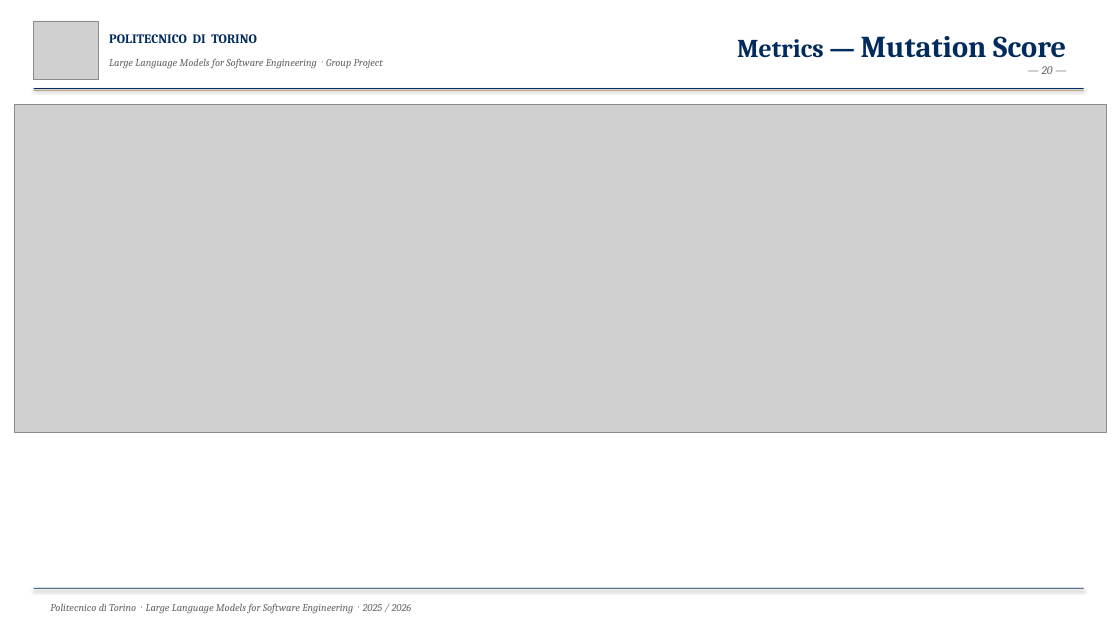
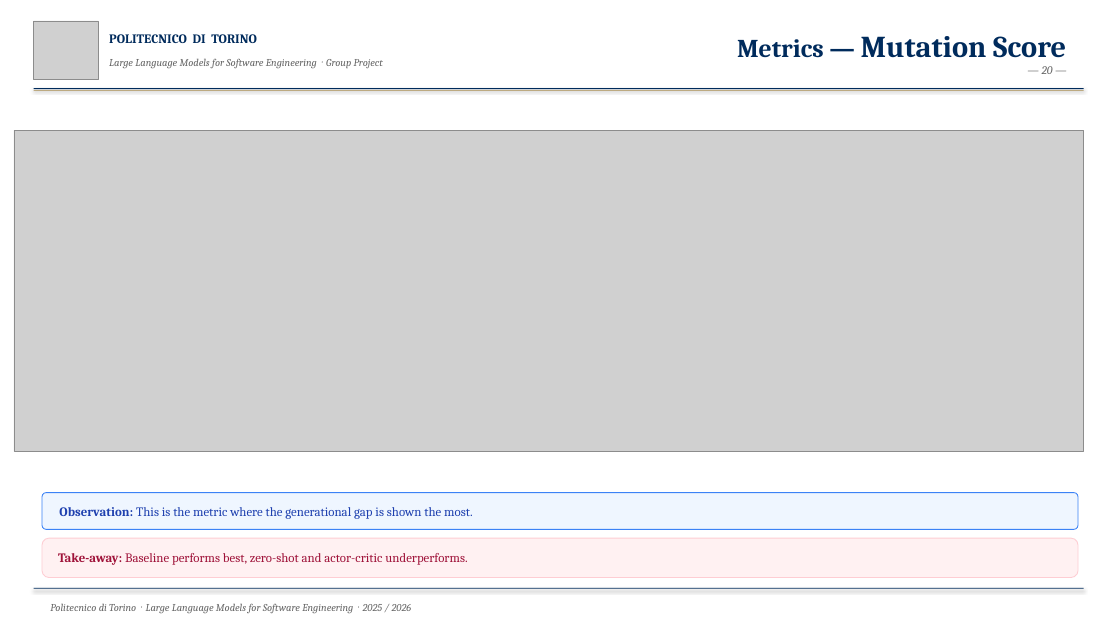
Before and after one commit to LLMProjectPolito/LLMProject, a slide deck: slide 20 of report/presentation.pptx. Drawn at 1120x630 pixels with LibreOffice and Linux fonts; fonts in the diff are those of the drawing; grey boxes stand for pictures; background and template pictures are left out. Boxes give left, top, right and bottom in pixels: in the first picture for what was removed or moved away, otherwise in the second. Text is boxed around its words. In the diff, an @@ line names an element or a change of style, - is before the commit and + after.

```diff
--- a/report/presentation.pptx
+++ b/report/presentation.pptx
@@ picture resized from (x1=14, y1=105, x2=1107, y2=433) to (x1=14, y1=130, x2=1084, y2=451) @@
@@ rounded rectangle added at (x1=42, y1=492, x2=1078, y2=529), fill #EFF6FF, outline #3B82F6 0.75 pt @@
@@ text added at (x1=59, y1=507, x2=473, y2=519), 11 pt, text #1E40AF @@
+Observation: This is the metric where the generational gap is shown the most.
@@ rounded rectangle added at (x1=42, y1=539, x2=1078, y2=578), fill #FFF1F2, outline #FECDD3 0.75 pt, 11 pt, text #9F1239 @@
+Take-away: Baseline performs best, zero-shot and actor-critic underperforms.
```
Also in this commit, not shown: 10 other slides changed, 2 other files.
